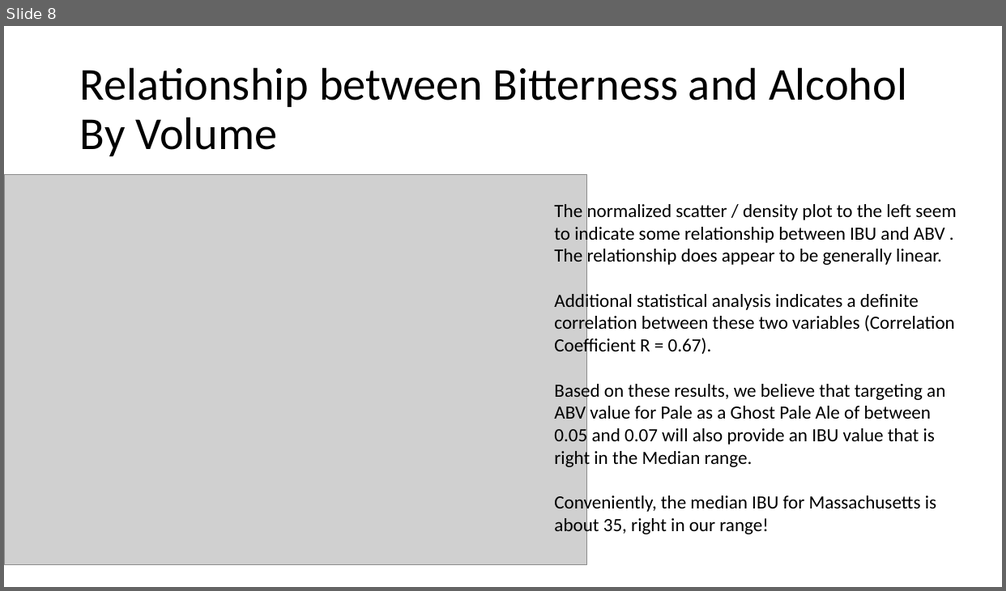
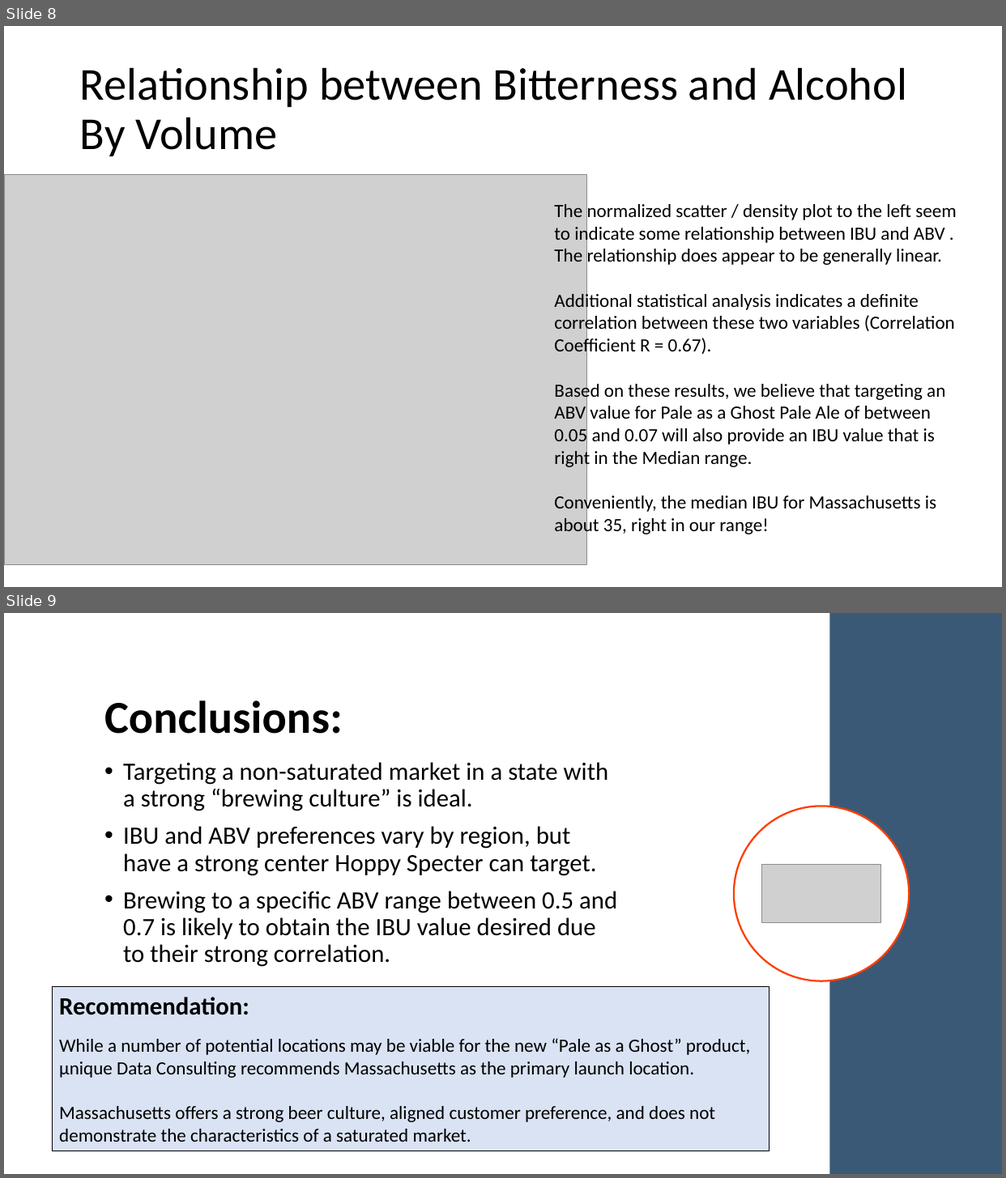
Before and after one commit to cwalenciak/dds_case_study_1, a slide deck: Presentation.pptx. Shown one above the other, each under a label of ours: slide 8 before the commit, slides 8 and 9 after it. The pictures are 1006x591 and 1006x1178 pixels, drawn with LibreOffice and Linux fonts; fonts in the diff are those of the drawing; grey boxes stand for pictures. Boxes give left, top, right and bottom in pixels: in the first picture for what was removed or moved away, otherwise in the second. Text is boxed around its words. In the diff, an @@ line names an element or a change of style, - is before the commit and + after.

```diff
--- a/Presentation.pptx
+++ b/Presentation.pptx
@@ slide 9 added at <box>4,613,1002,1174</box>, background #FFFFFF @@
@@ rectangle added at <box>829,613,1002,1174</box>, fill #3A5977 @@
@@ title added at <box>104,700,343,734</box>, 44 pt, text #000000, bold @@
+Conclusions:
@@ text added at <box>123,762,617,967</box>, 24 pt, text #000000 @@
+• Targeting a non-saturated market in a state with a strong “brewing culture” is ideal.
+• IBU and ABV preferences vary by region, but have a strong center Hoppy Specter can target.
+• Brewing to a specific ABV range between 0.5 and 0.7 is likely to obtain the IBU value desired due to their strong correlation.
@@ ellipse added at <box>734,806,909,982</box>, fill #FFFFFF, outline #FF3E00 1.75 pt @@
@@ picture added at <box>761,865,881,924</box> @@
@@ rectangle added at <box>52,986,769,1152</box>, fill #DAE3F3, outline #000000 0.75 pt, 18 pt, text #000000 @@
+Recommendation:
+While a number of potential locations may be viable for the new “Pale as a Ghost” product, µnique Data Consulting recommends Massachusetts as the primary launch location.
+Massachusetts offers a strong beer culture, aligned customer preference, and does not demonstrate the characteristics of a saturated market.
```
Also in this commit, not shown: 3 slides changed, 1 slide removed, 1 other file.
